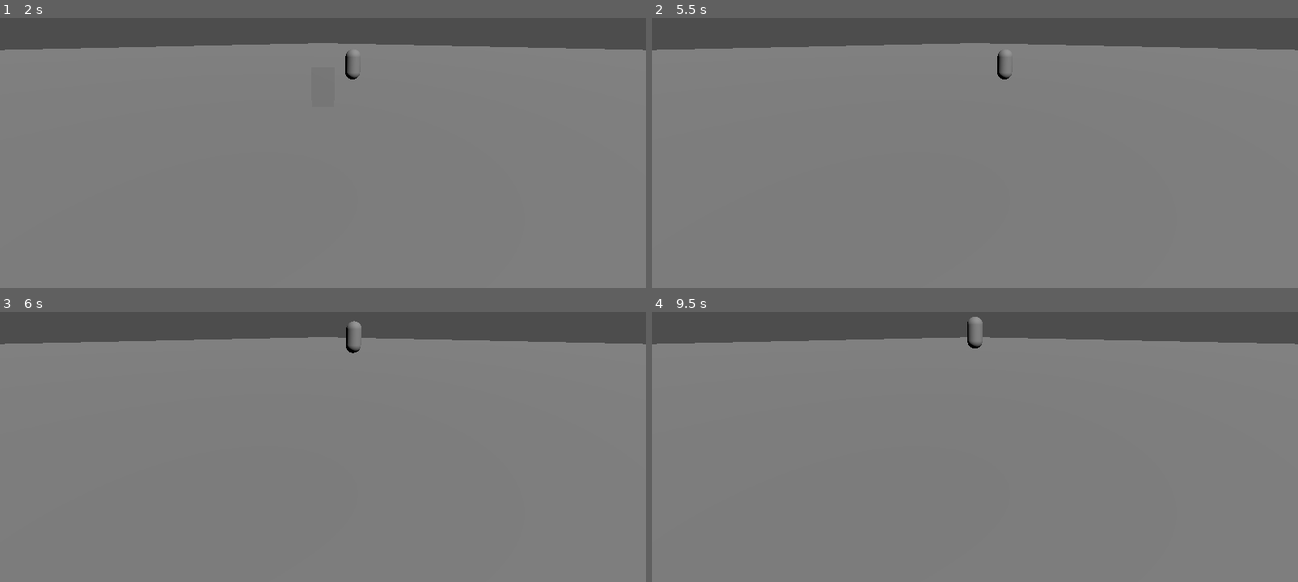
Above: before the commit, frames 1-4 (two rows, left to right).
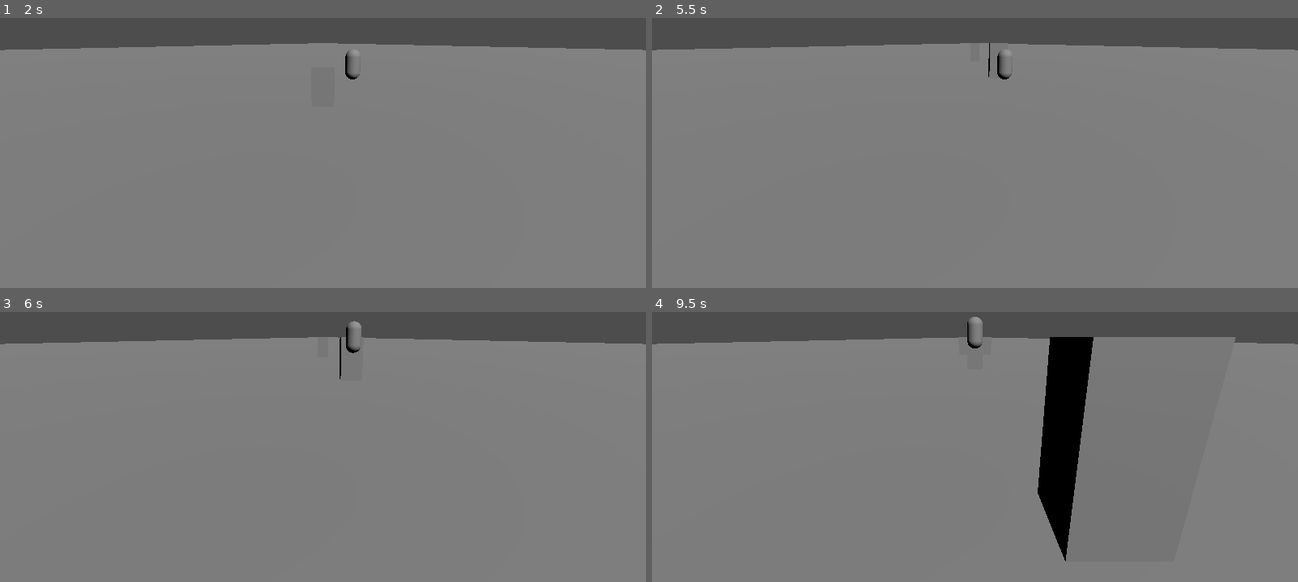
Above: after the commit, the same moments.

Repository: AlbertCastellon/vibeCoding_practica
Game: Godot game, scene res://scenes/main.tscn
The game is run twice, just before and just after one commit, with the same random seed, the same clock (stepped at 60 frames per second) and the same inputs.
Inputs:
- Up to frame 1 (2 s): tap Enter at 0.5 s; hold Right (move_right) from 0.53 s (still down); tap Up (jump) at 0.77, 1.52 s
- Up to frame 2 (5.5 s): tap Space at 2 s; release Right (move_right) at 2.03 s; hold Left (move_left) 2.03-4.28 s; tap Up (jump) at 3.02, 3.77, 4.52 s; tap Enter at 4.25 s; hold Right (move_right) from 4.28 s (still down)
- Up to frame 3 (6 s): keep holding Right (move_right); tap Space at 5.75 s
- Up to frame 4 (9.5 s): tap Up (jump) at 6.02, 6.77, 7.52, 9.02 s; tap Enter at 8 s; release Right (move_right) at 8.03 s; hold Left (move_left) from 8.03 s (still down)

Frame 1 is identical in both runs. In frame 2, less than 0.1% of the frame differs, in the area x 52-56%, y 9-22%; in frame 3, less than 0.1%; in frame 4, 4.6%, in the area x 47-91%, y 9-93%.

Commit message:
obstacle spawner

Diff:
--- a/infinite-road/scenes/main.tscn
+++ b/infinite-road/scenes/main.tscn
@@ -3,6 +3,7 @@
 [ext_resource type="PackedScene" uid="uid://cab3ekswmv1ob" path="res://scenes/player.tscn" id="1_o5qli"]
 [ext_resource type="Script" uid="uid://bp3ttj4b0f4h" path="res://scripts/camera_ring.gd" id="2_0wfyh"]
 [ext_resource type="PackedScene" uid="uid://vp0o406453px" path="res://scenes/obstacle.tscn" id="3_sugp2"]
+[ext_resource type="Script" uid="uid://ps15f8aekb04" path="res://scripts/obstacle_spawner.gd" id="4_jyhfs"]
 
 [sub_resource type="BoxMesh" id="BoxMesh_o5qli"]
 size = Vector3(20, 1, 100)
@@ -40,3 +41,8 @@
 
 [node name="Obstacle" parent="." unique_id=1652062270 groups=["obstacle"] instance=ExtResource("3_sugp2")]
 transform = Transform3D(1, 0, 0, 0, 1, 0, 0, 0, 1, 0, 0, -20)
+
+[node name="ObstacleSpawner" type="Node3D" parent="." unique_id=558380998 node_paths=PackedStringArray("player")]
+script = ExtResource("4_jyhfs")
+obstacle_scene = ExtResource("3_sugp2")
+player = NodePath("../Player")
--- /dev/null
+++ b/infinite-road/scripts/obstacle_spawner.gd
@@ -0,0 +1,34 @@
+extends Node3D
+
+@export var obstacle_scene: PackedScene
+@export var player: Node3D
+
+var spawn_distance := 40.0
+var lane_width := 2.0
+
+var spawn_timer := 0.0
+var spawn_interval := 2.0
+
+func _process(delta):
+
+	if player == null:
+		return
+
+	spawn_timer += delta
+
+	if spawn_timer >= spawn_interval:
+
+		spawn_timer = 0.0
+		spawn_obstacle()
+
+func spawn_obstacle():
+
+	var obstacle = obstacle_scene.instantiate()
+
+	var lane = randi_range(-1, 1)
+
+	obstacle.position.x = lane * lane_width
+	obstacle.position.y = 1.5
+	obstacle.position.z = player.position.z - spawn_distance
+
+	get_parent().add_child(obstacle)
Not shown, added: infinite-road/scripts/obstacle_spawner.gd.uid
Not shown, added: evidencies/estatProjecte.md
